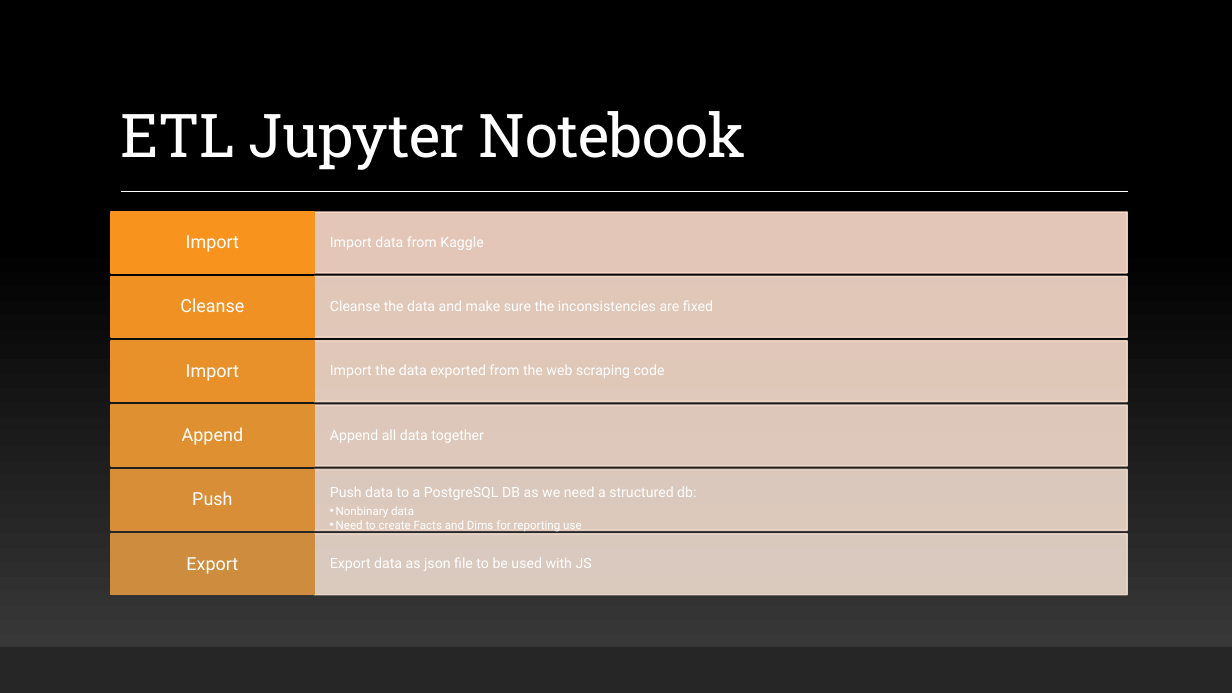
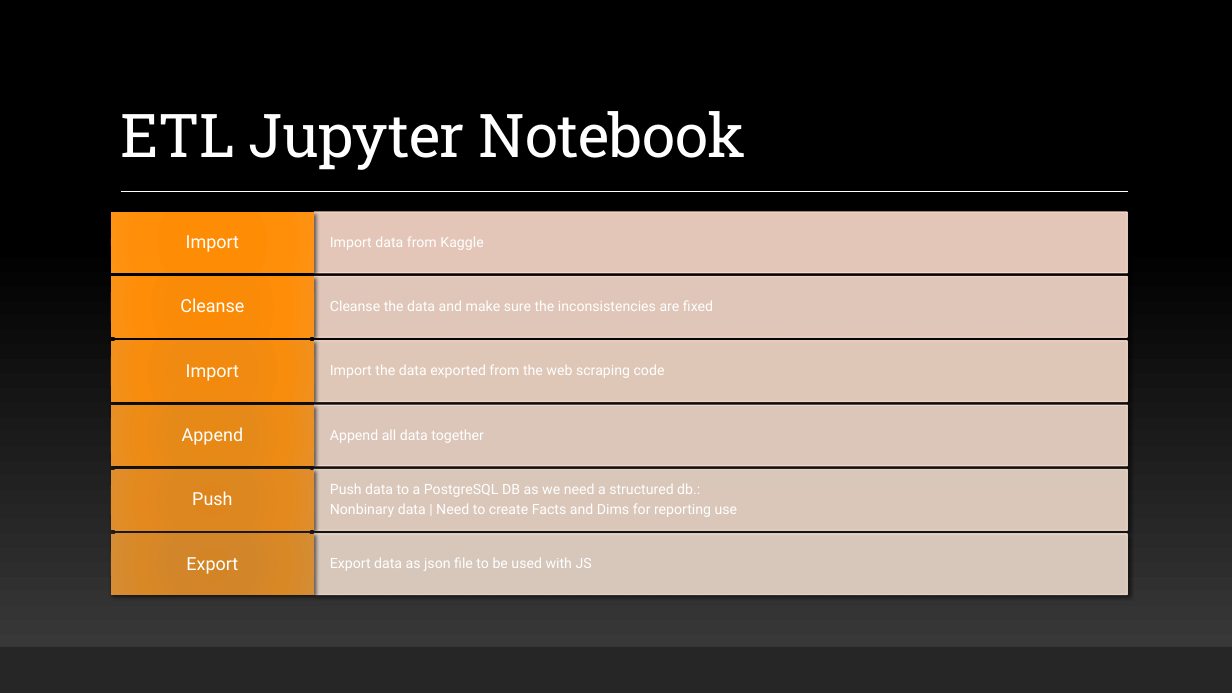
Before and after one commit to Chadi272/Project_3_Path_Finders, a slide deck: slide 5 of Path Finders.pptx. Drawn at 1232x693 pixels with LibreOffice and Linux fonts; fonts in the diff are those of the drawing. Boxes give left, top, right and bottom in pixels: in the first picture for what was removed or moved away, otherwise in the second. Text is boxed around its words. In the diff, an @@ line names an element or a change of style, - is before the commit and + after.

Commit message:
Update pptx

```diff
--- a/Path Finders.pptx
+++ b/Path Finders.pptx
@@ rectangle at [111,213,314,274]: fill #F8931D to gradient #FF8B03 to #FF8C06 to #FF8E0A to #FF9416; outline #F8931D 1.25 pt to none; shadow on @@
@@ rectangle at [314,213,1128,274]: outline #FCDCCD 1.25 pt to #FCDCCD 1 pt; shadow on @@
@@ rectangle at [111,276,314,337]: fill #F09223 to gradient #FC8A04 to #FA8B09 to #FF8E08 to #FA9319; outline #F09223 1.25 pt to none; shadow on @@
@@ rectangle at [314,276,1128,337]: outline #FADCCD 1.25 pt to #FADCCD 1 pt; shadow on @@
@@ rectangle at [111,341,314,402]: fill #E8912A to gradient #F2890C to #F08A11 to #F88D0D to #F19220; outline #E8912A 1.25 pt to none; shadow on @@
@@ rectangle at [314,341,1128,402]: outline #F7DCCD 1.25 pt to #F7DCCD 1 pt; shadow on @@
@@ rectangle at [111,405,314,466]: fill #DF9030 to gradient #E88815 to #E78919 to #EE8B15 to #E89028; outline #DF9030 1.25 pt to none; shadow on @@
@@ rectangle at [314,405,1128,466]: outline #F4DBCD 1.25 pt to #F4DBCD 1 pt; shadow on @@
@@ rectangle at [111,470,314,531]: fill #D78E37 to gradient #DE871D to #DD8821 to #E48A1E to #DF8F2F; outline #D78E37 1.25 pt to none; shadow on @@
@@ text "Push data to a PostgreSQL ..." at [330,484,738,517]: vertical alignment top to middle @@
@@ rectangle at [314,470,1128,531]: outline #F1DBCE 1.25 pt to #F1DBCE 1 pt; shadow on @@
@@ text at [330,484,738,517]: text changed; size 9 to 11 pt @@
-Push data to a PostgreSQL DB as we need a structured db:
-  • Nonbinary data
-  • Need to create Facts and Dims for reporting use
+Push data to a PostgreSQL DB as we need a structured db.:
+Nonbinary data | Need to create Facts and Dims for reporting use
@@ rectangle at [111,534,314,595]: fill #CE8D3E to gradient #D48526 to #D38629 to #D98927 to #D58E37; outline #CE8D3E 1.25 pt to none; shadow on @@
@@ rectangle at [314,534,1128,595]: outline #EDDBCF 1.25 pt to #EDDBCF 1 pt; shadow on @@
```
Also in this commit, not shown: 2 other slides changed.
